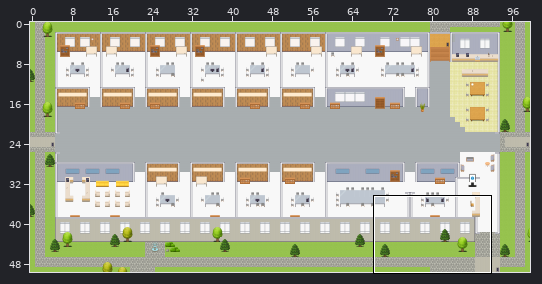
Tiled map (JSON) -- maps/CS-Customer-Experience-Platform-Sales-Service-Experience-Unit.tmj. Above: a wide view before the commit, with the close-up outlined.
Close-up. Before:
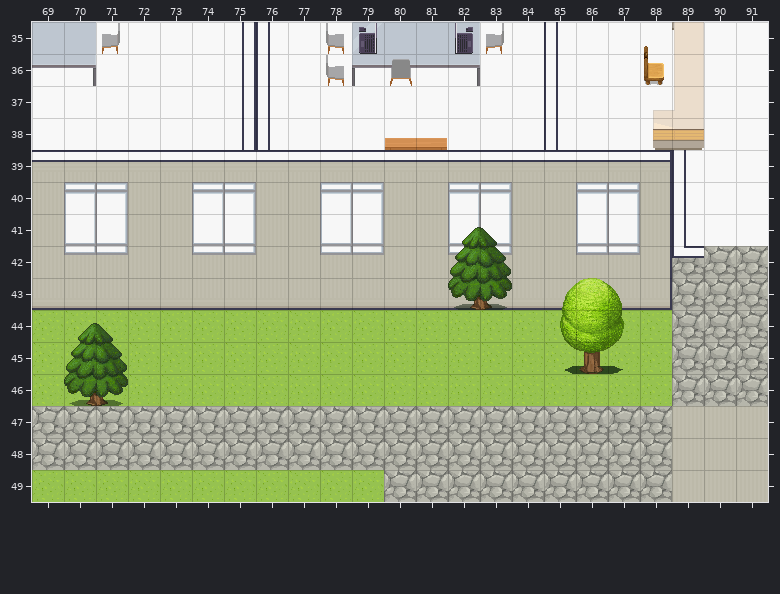
Cells are 32x32 px. Shown: x 69..91, y 35..49.
New version:
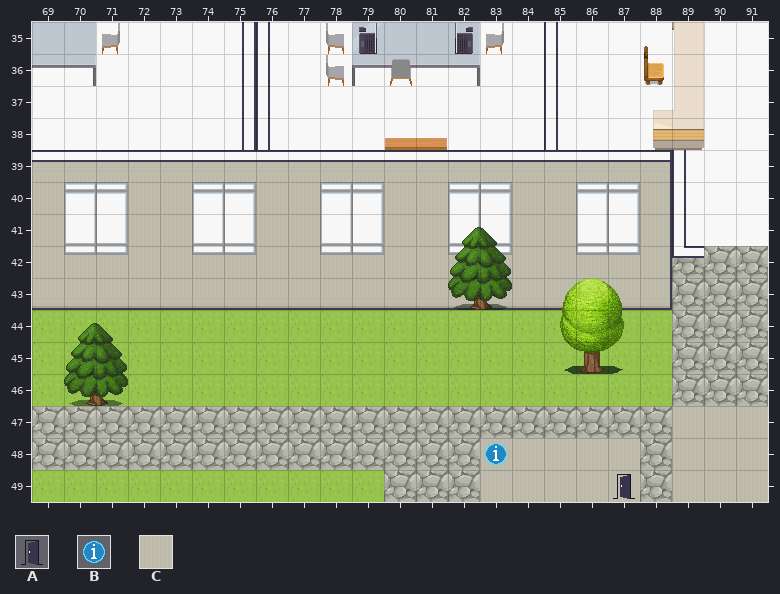
Key: from "User_Zones": A 65, B 104; from "room2": C 328.
_ is an empty cell.
Diff:
Layer "floors":
y 48..49: x 83..87 _____ -> CCCCC
Layer "zones":
y 48: x 83 _ -> B
y 49: x 87 _ -> A
Changed places in both close-ups, as pixel boxes (x1, y1, x2, y2):
added: (480, 438, 640, 502)
